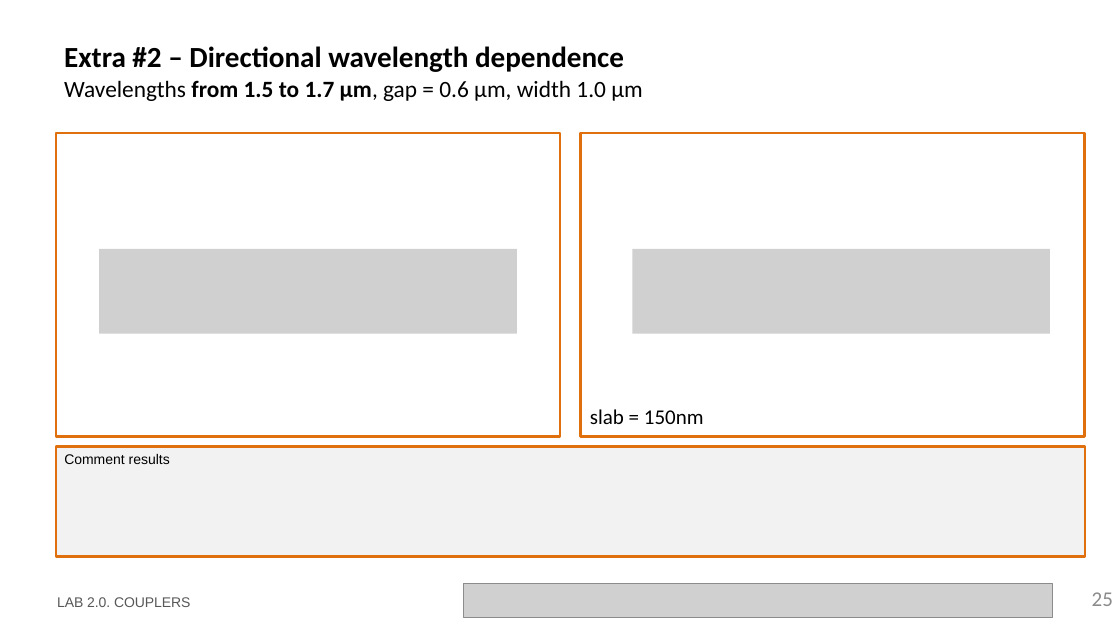
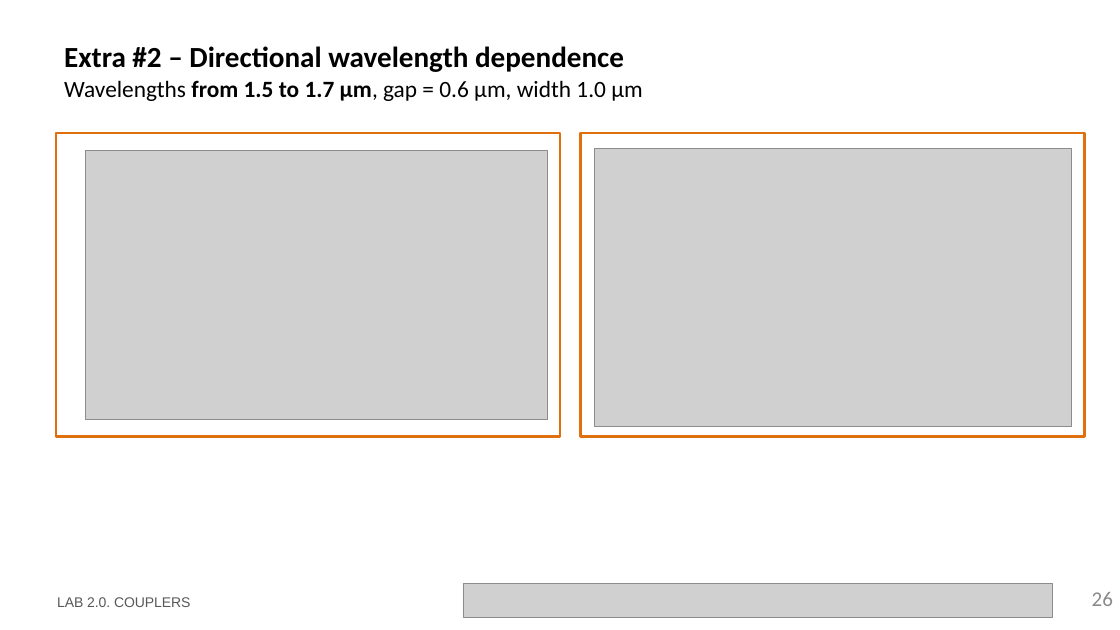
Before and after one commit to ltorjua/cifoin-lab2, a slide deck: slide 26 of LabBook_20.pptx (slide 25 before the commit). Drawn at 1120x630 pixels with LibreOffice and Linux fonts; fonts in the diff are those of the drawing; grey boxes stand for pictures; background and template pictures are left out. Boxes give left, top, right and bottom in pixels: in the first picture for what was removed or moved away, otherwise in the second. Text is boxed around its words. In the diff, an @@ line names an element or a change of style, - is before the commit and + after.

Commit message:
extra 1 + extra 2 redactado

```diff
--- a/LabBook_20.pptx
+++ b/LabBook_20.pptx
@@ picture added at (x1=594, y1=148, x2=1071, y2=426) @@
@@ picture added at (x1=86, y1=150, x2=547, y2=419) @@
@@ picture removed at (x1=99, y1=249, x2=517, y2=334) @@
@@ picture removed at (x1=633, y1=249, x2=1050, y2=334) @@
@@ text removed at (x1=590, y1=409, x2=704, y2=424) @@
-slab = 150nm
@@ rectangle removed at (x1=56, y1=447, x2=1086, y2=557) @@
-Comment results
@@ page number at (x1=1092, y1=592, x2=1113, y2=606): text changed @@
-25
+26
```
Also in this commit, not shown: 3 other slides changed, 2 slides added, 1 other file.
